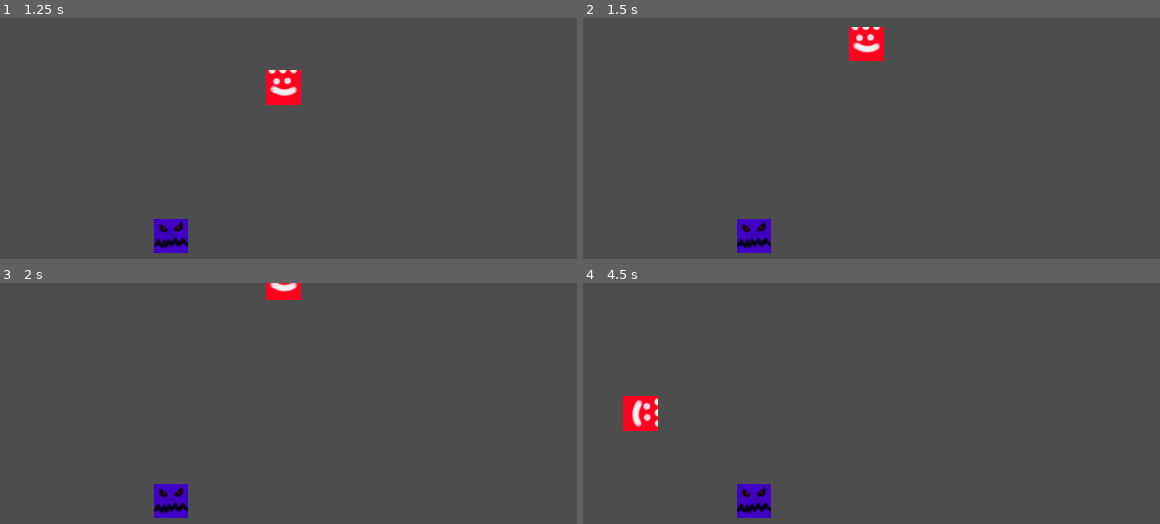
Above: before the commit, frames 1-4 (two rows, left to right).
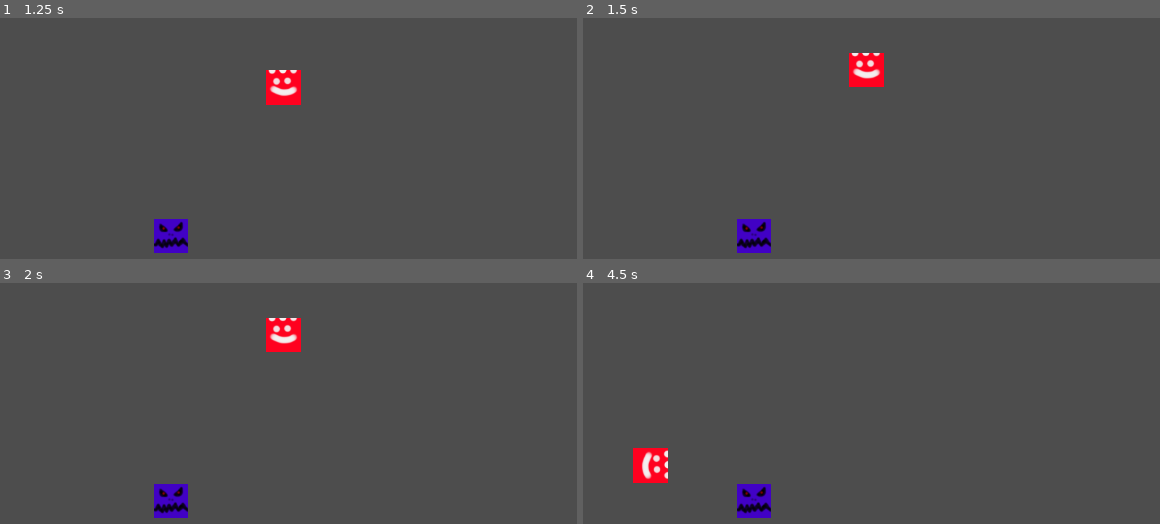
Above: after the commit, the same moments.

Repository: Damian-Wilding/DUNGEON_TIME
Game: Godot game, scene res://Test_Scene.tscn
The game is run twice, just before and just after one commit, with the same random seed, the same clock (stepped at 60 frames per second) and the same inputs. The project has no main scene, so this scene is started directly.
Inputs:
- Up to frame 1 (1.25 s): tap Enter at 0.5 s; hold Up (move_up) from 0.53 s (still down); hold Space (attack) from 0.53 s (still down)
- Up to frame 2 (1.5 s): keep holding Up (move_up); release Space (attack) at 1.28 s; tap Space (attack) at 1.35 s
- Up to frame 3 (2 s): keep holding Up (move_up)
- Up to frame 4 (4.5 s): tap Space (attack) at 2, 2.85, 4.35 s; release Up (move_up) at 2.03 s; hold Space (attack) 2.03-2.78 s; hold Left (move_left) 2.03-3.53 s; hold Down (move_down) 3.53-4.28 s; hold Space (attack) 3.53-4.28 s; hold Right (move_right) from 4.28 s (still down)

Frame 1 is identical in both runs. In frame 2, 1.4% of the frame differs, in the area x 46-53%, y 3-29%; in frame 3, 1.3%; in frame 4, 1.8%, in the area x 6-15%, y 46-83%.

Commit message:
Added the first door

Diff:
--- /dev/null
+++ b/Main.gd
@@ -0,0 +1,26 @@
+extends Node
+
+
+# Called when the node enters the scene tree for the first time.
+func _ready():
+	pass # Replace with function body.
+
+
+# Called every frame. 'delta' is the elapsed time since the previous frame.
+func _process(delta):
+	pass
+
+
+# This is called when the player enters Door1.
+func _on_room_1_door_1_entered():
+	# Delete the current room.
+	$Room1.queue_free()
+	# Bring in the new room.
+	var scene = load("res://room_2.tscn")
+	var instance = scene.instantiate()
+	add_child(instance)
+	move_child(instance, 0)
+
+
+	# Move the player to the appropriate location.
+	$Player.position = Vector2(1152/2, 648 - 150)
--- a/Player.gd
+++ b/Player.gd
@@ -10,9 +10,9 @@
 func _ready():
 	screen_size = get_viewport_rect().size
 	# Hide the player's attack hitbox.
-	$HitboxParent.hide()
+	$AttackHitboxParent.hide()
 	# Disable the player's hitbox.
-	$HitboxParent/AttackHitbox.set_deferred("disabled", true)
+	$AttackHitboxParent/AttackHitbox.set_deferred("disabled", true)
 
 
 # Called every frame. 'delta' is the elapsed time since the previous frame.
@@ -44,9 +44,9 @@
 		# Check to see if the player wants to attack.
 		if Input.is_action_pressed("attack"):
 			# Show the attack hitbox
-			$HitboxParent.show()
+			$AttackHitboxParent.show()
 			# Activate the attack hitbox.
-			$HitboxParent/AttackHitbox.set_deferred("disabled", false)
+			$AttackHitboxParent/AttackHitbox.set_deferred("disabled", false)
 			# Start the AttackTimer.
 			$AttackTimer.start()
 			# Start the AttackCooldownTimer.
@@ -70,7 +70,8 @@
 
 
 	# Sets a clamp on the players position so that they can't go off screen.
-	position = position.clamp(Vector2.ZERO, screen_size)
+	position = position.clamp(Vector2(145,75), Vector2(1152 - 158, 648 - 100)) # These will need to be changed if the size of the game is changed!
+
 
 
 # This is called when another hitbox enters the player's hitbox.
@@ -89,9 +90,9 @@
 # This is called when the player's attack timer runs out.
 func _on_attack_timer_timeout():
 	# Hide the attack hitbox since the players attack has ended.
-	$HitboxParent.hide()
+	$AttackHitboxParent.hide()
 	# Deactivate the attack hitbox since it's still active while hidden.
-	$HitboxParent/AttackHitbox.set_deferred("disabled", true)
+	$AttackHitboxParent/AttackHitbox.set_deferred("disabled", true)
 
 
 # This is called when the player's attack cooldown has finished.
--- a/Player.tscn
+++ b/Player.tscn
@@ -72,18 +72,15 @@
 [node name="PlayerHitbox" type="CollisionShape2D" parent="."]
 shape = SubResource("RectangleShape2D_7pcjp")
 
-[node name="RigidBody2D" type="RigidBody2D" parent="."]
-gravity_scale = 0.0
+[node name="AttackHitboxParent" type="Area2D" parent="."]
 
-[node name="HitboxParent" type="Area2D" parent="."]
-
-[node name="AttackHitbox" type="CollisionShape2D" parent="HitboxParent"]
+[node name="AttackHitbox" type="CollisionShape2D" parent="AttackHitboxParent"]
 position = Vector2(0, -40)
 rotation = 1.57056
 shape = SubResource("CapsuleShape2D_vlt30")
 debug_color = Color(0.705882, 0.266667, 1, 0.419608)
 
-[node name="HitboxSprite" type="AnimatedSprite2D" parent="HitboxParent"]
+[node name="AttackSprite" type="AnimatedSprite2D" parent="AttackHitboxParent"]
 position = Vector2(0.500013, -41.25)
 scale = Vector2(0.786667, 1.18)
 sprite_frames = SubResource("SpriteFrames_h718t")
@@ -97,6 +94,6 @@
 one_shot = true
 
 [connection signal="body_entered" from="." to="." method="_on_body_entered"]
-[connection signal="body_entered" from="HitboxParent" to="." method="_on_hitbox_parent_body_entered"]
+[connection signal="body_entered" from="AttackHitboxParent" to="." method="_on_hitbox_parent_body_entered"]
 [connection signal="timeout" from="AttackCooldownTimer" to="." method="_on_attack_cooldown_timer_timeout"]
 [connection signal="timeout" from="AttackTimer" to="." method="_on_attack_timer_timeout"]
--- /dev/null
+++ b/main.tscn
@@ -0,0 +1,15 @@
+[gd_scene load_steps=4 format=3 uid="uid://cxxh6hpo6cbk6"]
+
+[ext_resource type="Script" path="res://Main.gd" id="1_2fgkk"]
+[ext_resource type="PackedScene" uid="uid://cpxfrv8uvvuhw" path="res://room_1.tscn" id="2_shq6n"]
+[ext_resource type="PackedScene" uid="uid://c0qx7fkeyqckq" path="res://Player.tscn" id="3_khukx"]
+
+[node name="Main" type="Node"]
+script = ExtResource("1_2fgkk")
+
+[node name="Room1" parent="." instance=ExtResource("2_shq6n")]
+
+[node name="Player" parent="." instance=ExtResource("3_khukx")]
+position = Vector2(553, 535)
+
+[connection signal="door1_entered" from="Room1" to="." method="_on_room_1_door_1_entered"]
--- /dev/null
+++ b/room_1.gd
@@ -0,0 +1,22 @@
+extends Node
+
+var player_hitbox
+signal door1_entered
+
+
+# Called when the node enters the scene tree for the first time.
+func _ready():
+	pass # Replace with function body.
+
+
+# Called every frame. 'delta' is the elapsed time since the previous frame.
+func _process(delta):
+	pass
+
+
+# This is called when a hitbox enters the Door1 hitbox.
+func _on_door_1_parent_area_shape_entered(area_rid, area, area_shape_index, local_shape_index):
+	# This checks that the hitbox entering the Door1 hitbox is the player's hitbox.
+	if area.name == "Player":
+		# Signal that the player has entered Door1.
+		door1_entered.emit()
--- /dev/null
+++ b/room_1.tscn
@@ -0,0 +1,58 @@
+[gd_scene load_steps=6 format=3 uid="uid://cpxfrv8uvvuhw"]
+
+[ext_resource type="Texture2D" uid="uid://bka4by2s187fv" path="res://assets/sprites/test_sprites/test_room1.png" id="1_3p2ob"]
+[ext_resource type="Script" path="res://room_1.gd" id="1_4e4nr"]
+[ext_resource type="FontFile" uid="uid://2wx5ii18ovn6" path="res://assets/fonts/PixelAzureBonds-327Z.ttf" id="2_ranl1"]
+
+[sub_resource type="SpriteFrames" id="SpriteFrames_wha8e"]
+animations = [{
+"frames": [{
+"duration": 1.0,
+"texture": ExtResource("1_3p2ob")
+}],
+"loop": true,
+"name": &"default",
+"speed": 5.0
+}]
+
+[sub_resource type="RectangleShape2D" id="RectangleShape2D_7gkdh"]
+size = Vector2(175, 34)
+
+[node name="Room1" type="Node"]
+script = ExtResource("1_4e4nr")
+
+[node name="AnimatedSprite2D" type="AnimatedSprite2D" parent="."]
+position = Vector2(576, 324)
+sprite_frames = SubResource("SpriteFrames_wha8e")
+
+[node name="WelcomeMessage" type="Label" parent="."]
+offset_right = 1153.0
+offset_bottom = 648.0
+theme_override_colors/font_color = Color(1, 1, 1, 1)
+theme_override_colors/font_shadow_color = Color(0, 0, 0, 1)
+theme_override_fonts/font = ExtResource("2_ranl1")
+theme_override_font_sizes/font_size = 39
+text = "Welcome to Dungeon TIme!
+Use the arrow keys to move"
+horizontal_alignment = 1
+vertical_alignment = 1
+
+[node name="UseDoorMessage" type="Label" parent="."]
+offset_top = -2.0
+offset_right = 1109.0
+offset_bottom = 111.0
+theme_override_colors/font_color = Color(0.52549, 0.52549, 0.52549, 1)
+theme_override_colors/font_shadow_color = Color(0, 0, 0, 1)
+theme_override_fonts/font = ExtResource("2_ranl1")
+text = "Enter here
+when you're ready"
+horizontal_alignment = 1
+
+[node name="Door1Parent" type="Area2D" parent="."]
+
+[node name="Door1" type="CollisionShape2D" parent="Door1Parent"]
+position = Vector2(550.5, 54)
+shape = SubResource("RectangleShape2D_7gkdh")
+debug_color = Color(0, 0.647059, 0.188235, 0.419608)
+
+[connection signal="area_shape_entered" from="Door1Parent" to="." method="_on_door_1_parent_area_shape_entered"]
--- /dev/null
+++ b/room_2.tscn
@@ -0,0 +1,33 @@
+[gd_scene load_steps=4 format=3 uid="uid://bulii8s0ob5rn"]
+
+[ext_resource type="Texture2D" uid="uid://bm76unc27hmjn" path="res://assets/sprites/test_sprites/test_room2.png" id="1_8y1dk"]
+
+[sub_resource type="SpriteFrames" id="SpriteFrames_2wudm"]
+animations = [{
+"frames": [{
+"duration": 1.0,
+"texture": ExtResource("1_8y1dk")
+}],
+"loop": true,
+"name": &"default",
+"speed": 5.0
+}]
+
+[sub_resource type="RectangleShape2D" id="RectangleShape2D_ola1n"]
+size = Vector2(175, 34)
+
+[node name="Room2" type="Node"]
+
+[node name="AnimatedSprite2D" type="AnimatedSprite2D" parent="."]
+position = Vector2(576, 324)
+sprite_frames = SubResource("SpriteFrames_2wudm")
+
+[node name="Door3" type="CollisionShape2D" parent="."]
+position = Vector2(550.5, 54)
+shape = SubResource("RectangleShape2D_ola1n")
+debug_color = Color(0, 0.647059, 0.188235, 0.419608)
+
+[node name="Door2" type="CollisionShape2D" parent="."]
+position = Vector2(555, 592)
+shape = SubResource("RectangleShape2D_ola1n")
+debug_color = Color(0, 0.647059, 0.188235, 0.419608)
Binary file added: assets/fonts/PixelAzureBonds-327Z.ttf
Not shown, added: assets/fonts/PixelAzureBonds-327Z.ttf.import
Binary file added: assets/sprites/test_sprites/test_room1.png
Not shown, added: assets/sprites/test_sprites/test_room1.png.import
Binary file added: assets/sprites/test_sprites/test_room2.png
Not shown, added: assets/sprites/test_sprites/test_room2.png.import
